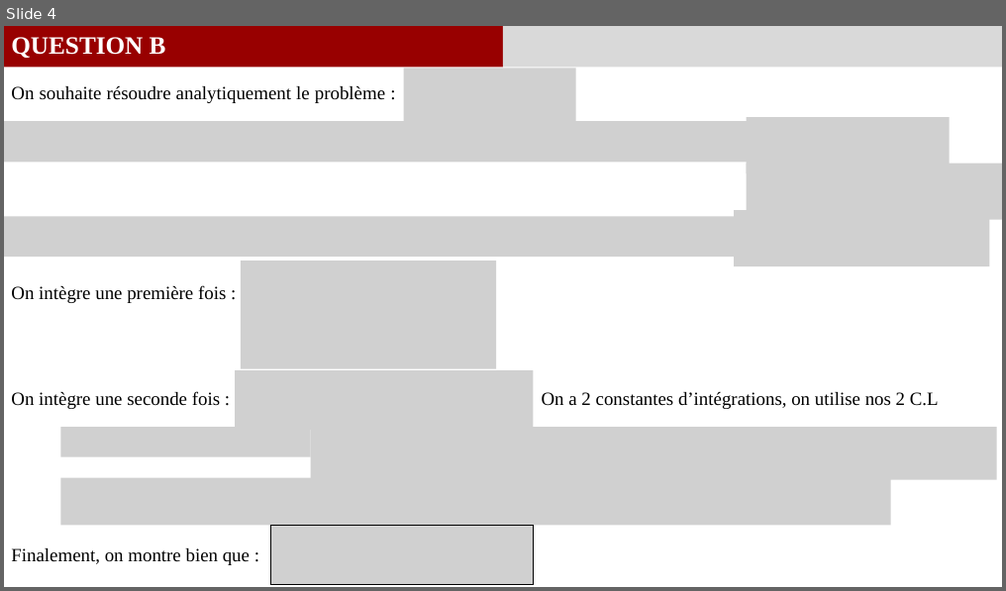
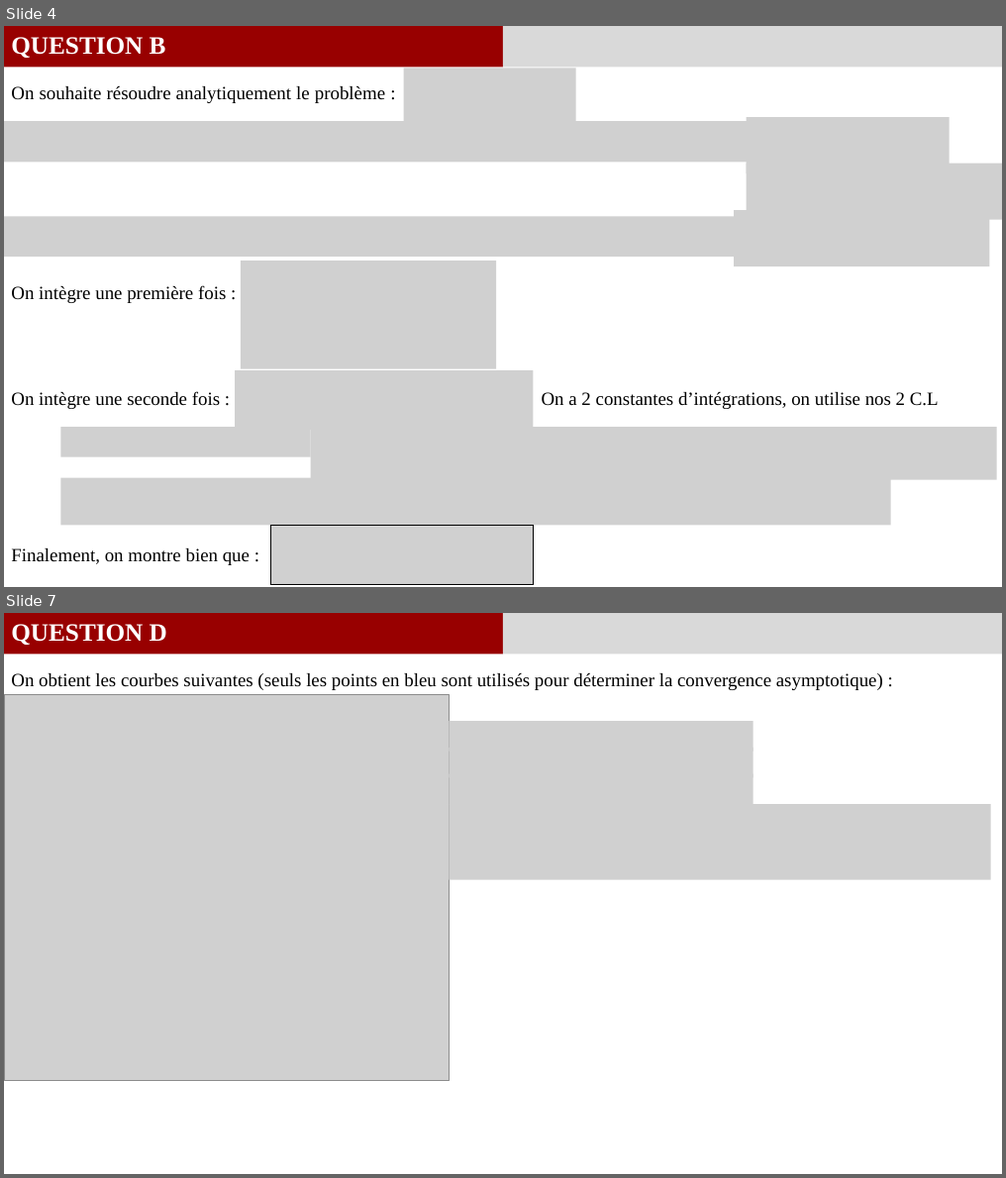
Before and after one commit to GauthierBRUNEL/MEC8211_devoir_2, a slide deck: doc/Rapport_Devoir1.pptx. Shown one above the other, each under a label of ours: slide 4 before the commit, slides 4 and 7 after it; the slides between them are not shown. The pictures are 1006x591 and 1006x1178 pixels, drawn with LibreOffice and Linux fonts; fonts in the diff are those of the drawing; grey boxes stand for pictures. Boxes give left, top, right and bottom in pixels: in the first picture for what was removed or moved away, otherwise in the second. Text is boxed around its words. In the diff, an @@ line names an element or a change of style, - is before the commit and + after.

Commit message:
MAJ du devoir (voir description pour infos)
Mise à jour du script devoir_script :
- Rajout de la question E
- Choix entre les deux questions avec la variable "case"
- Rajout des autres normes d'erreurs
- Rajout de leurs exports
Modification du script de convergence :
- Lis toutes les normes
- Crée un plot pour chaque norme
- Crée un plot global pour toutes les normes
- Possibilités de masquer des points pour l'interpolation linéaire
Mise à jour du PowerPoint avec justement tous les nouveaux résultats possibles

```diff
--- a/doc/Rapport_Devoir1.pptx
+++ b/doc/Rapport_Devoir1.pptx
@@ slide 7 added at (x1=4, y1=613, x2=1002, y2=1174), background #FFFFFF @@
@@ rectangle added at (x1=4, y1=613, x2=503, y2=655), fill #980000 @@
@@ text added at (x1=11, y1=624, x2=167, y2=645), 24 pt, text #FFFFFF, bold @@
+QUESTION D
@@ rectangle added at (x1=503, y1=613, x2=1002, y2=655), fill #D9D9D9 @@
@@ picture added at (x1=4, y1=694, x2=449, y2=1081) @@
@@ text added at (x1=11, y1=673, x2=883, y2=690), 18 pt, text #000000 @@
+On obtient les courbes suivantes (seuls les points en bleu sont utilisés pour déterminer la convergence asymptotique) :
@@ picture added at (x1=449, y1=721, x2=752, y2=751) @@
@@ picture added at (x1=449, y1=748, x2=752, y2=777) @@
@@ picture added at (x1=449, y1=774, x2=752, y2=804) @@
@@ picture added at (x1=449, y1=805, x2=991, y2=880) @@
```
Also in this commit, not shown: 1 slide changed, 2 other slides added, 3 slides removed, 16 other files.
